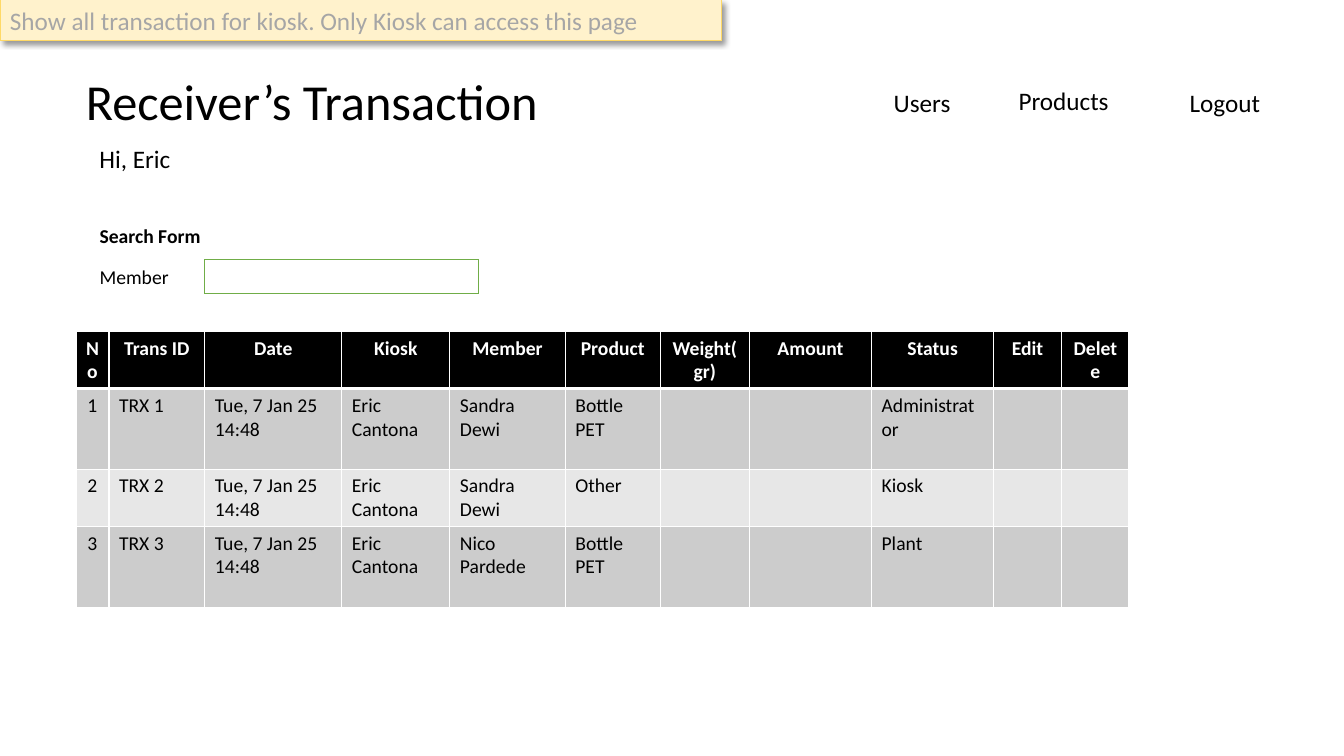
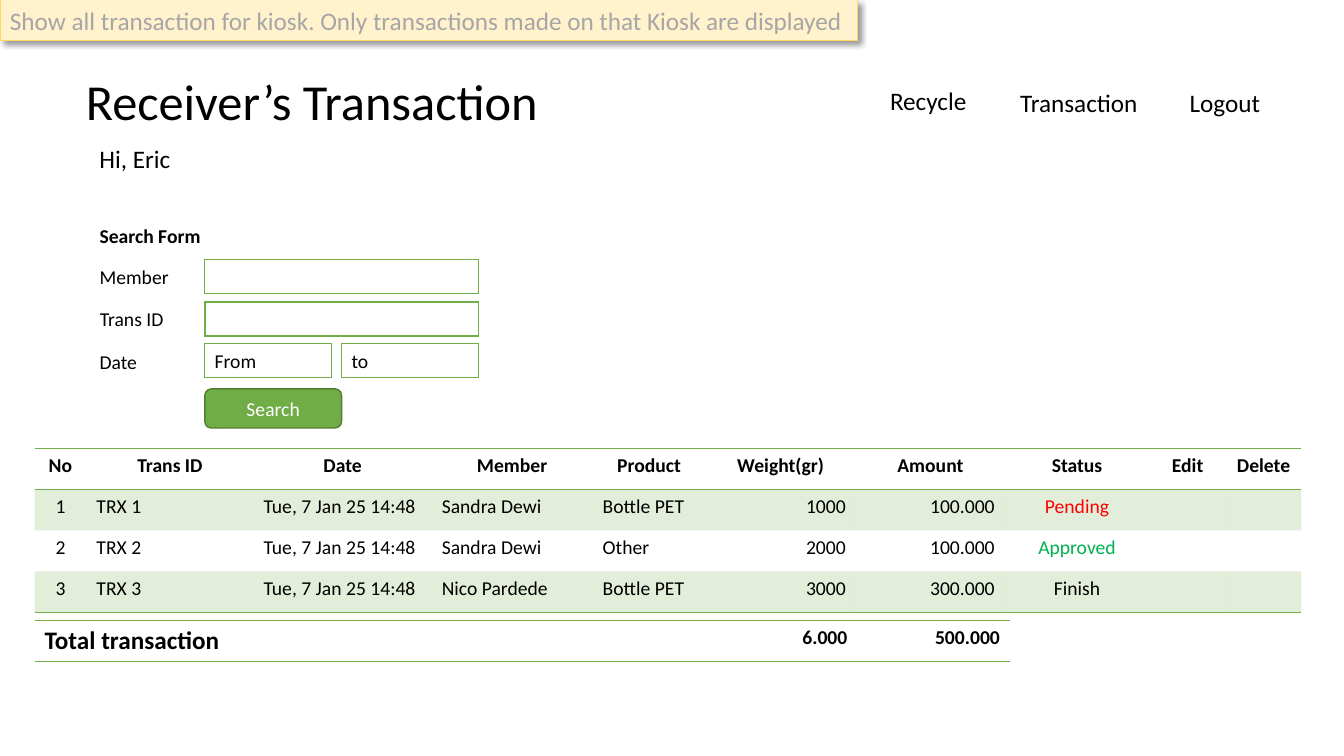
Before and after one commit to firmansubhi/node_tutor, a slide deck: slide 6 of Administrator pages.pptx. Drawn at 1344x756 pixels with LibreOffice and Linux fonts; fonts in the diff are those of the drawing; background and template pictures are left out. Boxes give left, top, right and bottom in pixels: in the first picture for what was removed or moved away, otherwise in the second. Text is boxed around its words. In the diff, an @@ line names an element or a change of style, - is before the commit and + after.

```diff
--- a/Administrator pages.pptx
+++ b/Administrator pages.pptx
@@ rectangle "Show all transaction for kiosk. ...": place and size @@
-rectangle "Show all transaction for kiosk. ..." at <box>0,0,722,40</box>
+rectangle "Show all transaction for kiosk. ..." at <box>0,0,858,40</box>
@@ text in rectangle at <box>10,12,841,34</box>: text changed @@
-Show all transaction for kiosk. Only Kiosk can access this page
+Show all transaction for kiosk. Only transactions made on that Kiosk are displayed
@@ text added at <box>890,92,966,114</box>, 18 pt, text #000000 @@
+Recycle
@@ text removed at <box>1019,92,1109,111</box> @@
-Products
@@ text at <box>1020,94,1137,113</box>: text changed @@
-Users
+Transaction
@@ text added at <box>100,313,163,326</box>, 14 pt, text #000000 @@
+Trans ID
@@ rectangle added at <box>205,302,478,337</box>, fill #FFFFFF, outline #70AD47 1 pt @@
@@ text added at <box>100,356,137,369</box>, 14 pt, text #000000 @@
+Date
@@ rectangle added at <box>205,344,332,378</box>, fill #FFFFFF, outline #70AD47 1 pt, 14 pt, text #000000 @@
+From
@@ rectangle added at <box>342,344,479,378</box>, fill #FFFFFF, outline #70AD47 1 pt, 14 pt, text #000000 @@
+to
@@ rounded rectangle added at <box>205,389,342,429</box>, fill #70AD47, outline #538035 1 pt, 14 pt, text #FFFFFF @@
+Search
@@ table at <box>34,449,1302,612</box> @@
-column 4: Kiosk | Eric Cantona | Eric Cantona | Eric Cantona
-column 7: Weight(gr) |  |  | 
+column 6: Weight(gr) | 1000 | 2000 | 3000
-column 8: Amount |  |  | 
+column 7: Amount | 100.000 | 100.000 | 300.000
-column 9: Status | Administrator | Kiosk | Plant
+column 8: Status | Pending | Approved | Finish
@@ table: place and size @@
-table at <box>76,332,1128,607</box>
+table at <box>34,449,1302,612</box>
@@ table added at <box>34,620,1009,661</box>, 1 rows, 3 columns @@
+Total transaction | 6.000 | 500.000
```
Also in this commit, not shown: 4 other slides changed, 5 slides added, 2 other files.
